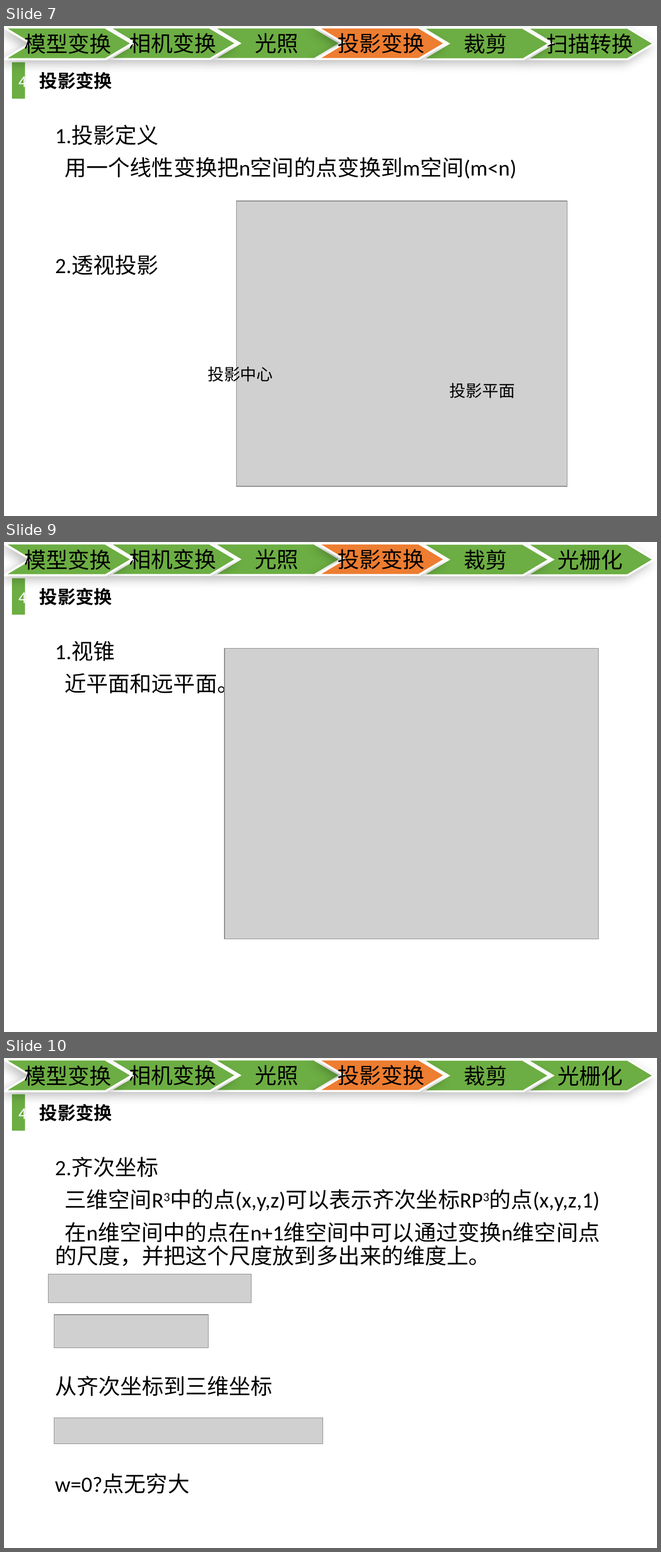
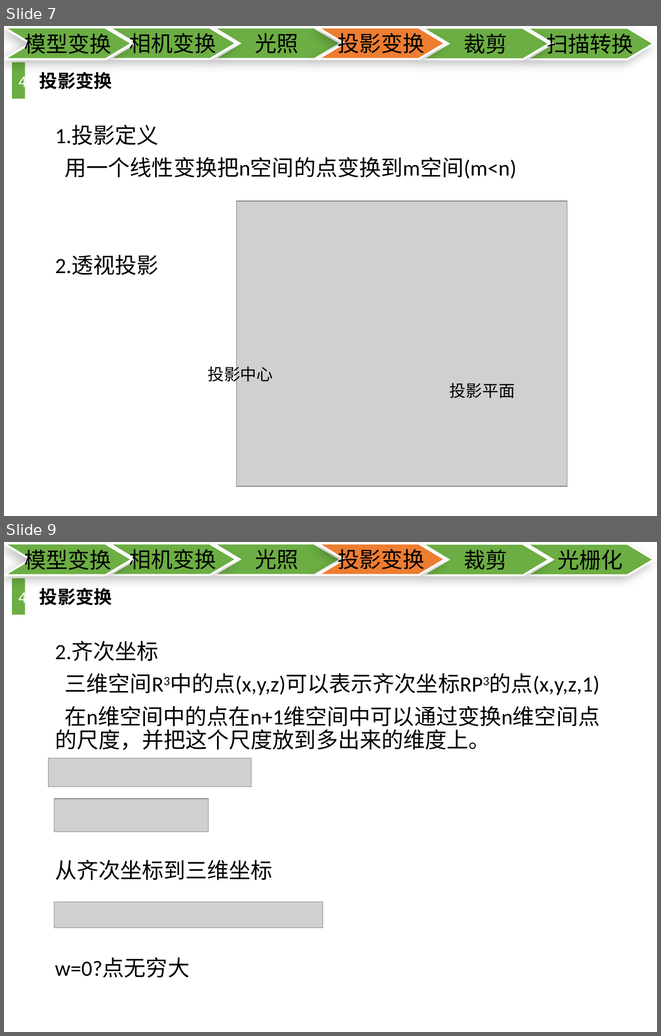
Before and after one commit to ntrntr/yzx_work, a slide deck: 渲染管线深入理解.pptx. Shown one above the other, each under a label of ours: slides 7, 9 and 10 before the commit, slides 7 and 9 after it; the slides between them are not shown. The pictures are 661x1552 and 661x1036 pixels, drawn with LibreOffice and Linux fonts; fonts in the diff are those of the drawing; grey boxes stand for pictures. Boxes give left, top, right and bottom in pixels: in the first picture for what was removed or moved away, otherwise in the second. Text is boxed around its words. In the diff, an @@ line names an element or a change of style, - is before the commit and + after.

```diff
--- a/渲染管线深入理解.pptx
+++ b/渲染管线深入理解.pptx
@@ slide 9 removed at box(4, 542, 657, 1032), background #FFFFFF @@
@@ freeform shape removed at box(4, 543, 132, 575) @@
-模型变换
@@ freeform shape removed at box(109, 543, 237, 575) @@
-相机变换
@@ freeform shape removed at box(213, 543, 340, 575) @@
-光照
@@ freeform shape removed at box(317, 543, 445, 575) @@
-投影变换
@@ freeform shape removed at box(422, 544, 549, 575) @@
-裁剪
@@ freeform shape removed at box(527, 544, 654, 575) @@
-光栅化
@@ rectangle removed at box(12, 579, 25, 615) @@
-4
@@ text removed at box(40, 588, 112, 605) @@
-投影变换
@@ text removed at box(55, 641, 239, 697) @@
-1.视锥
-近平面和远平面。
@@ picture removed at box(224, 649, 599, 939) @@
@@ what was slide 10 is now slide 9 @@
```
Also in this commit, not shown: 1 slide changed, 1 other file.
